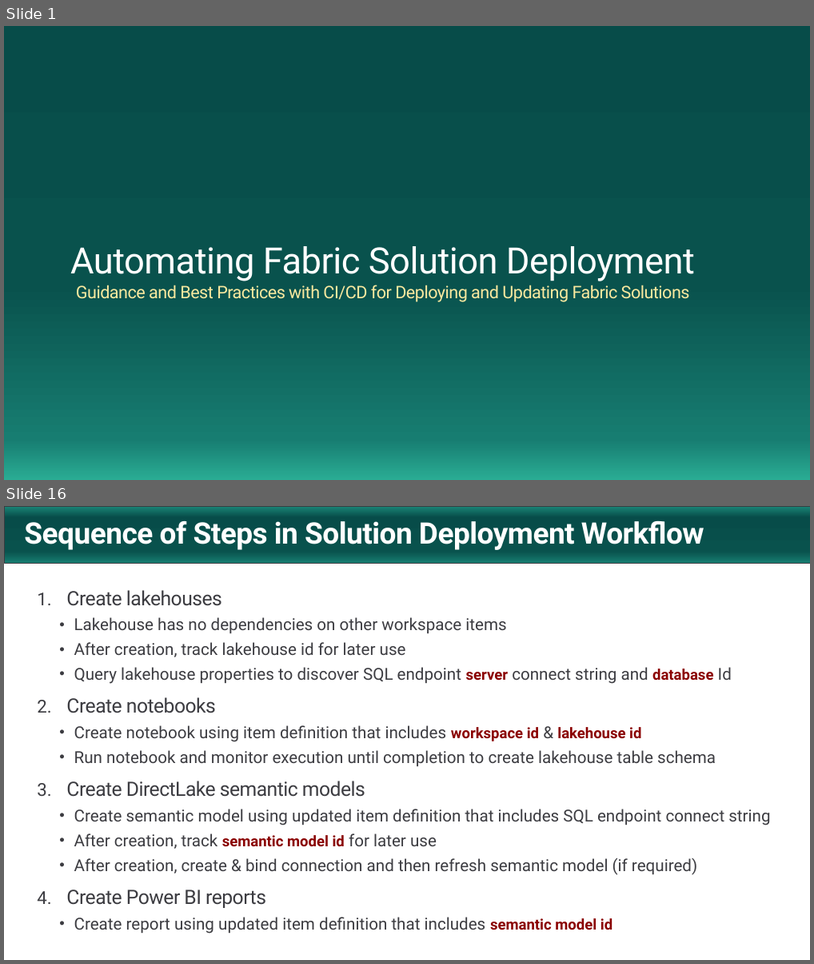
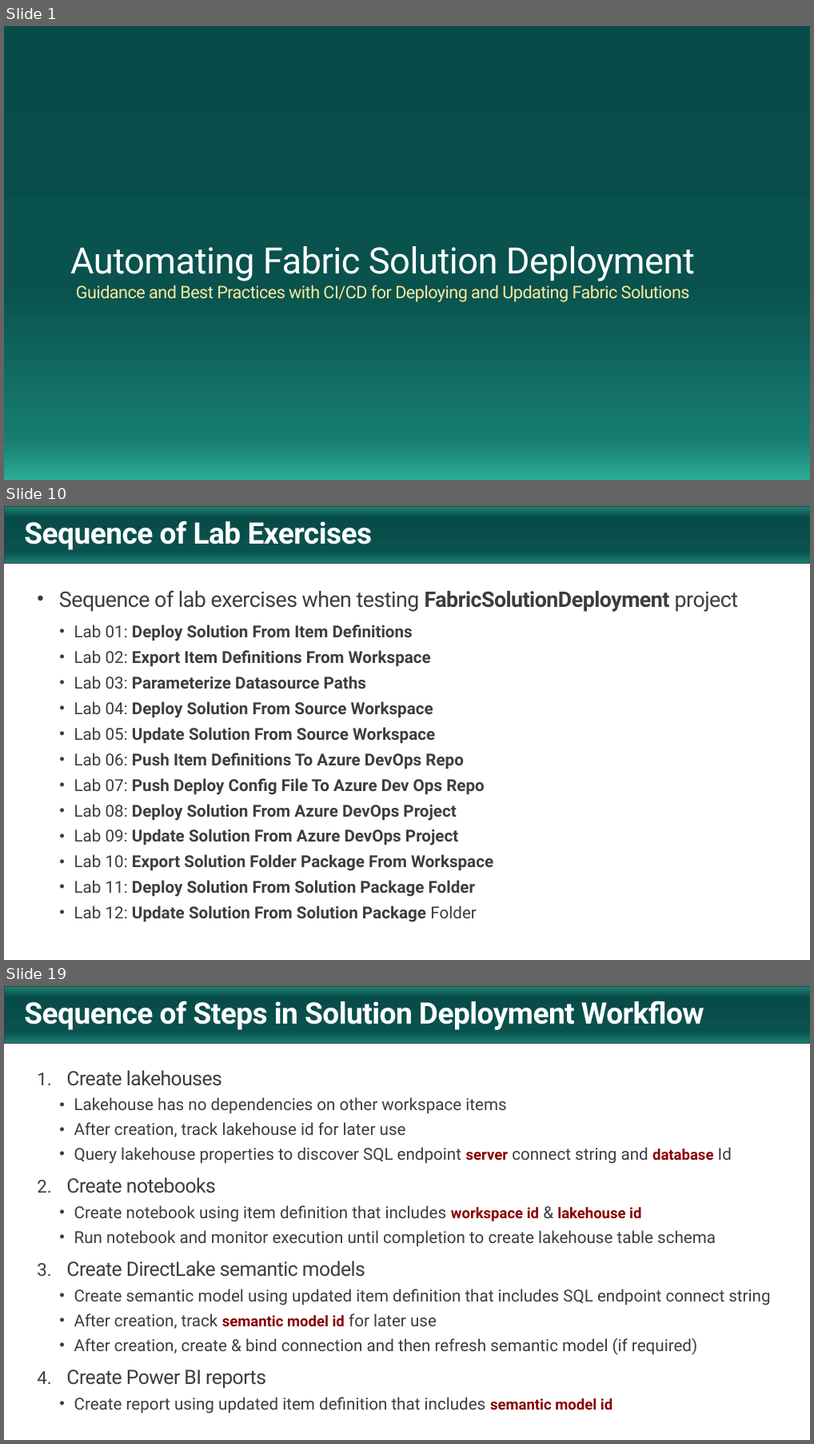
Before and after one commit to FabricDevCamp/FabricSolutionDeployment, a slide deck: docs/Automating Fabric Solution Deployment.pptx. Shown one above the other, each under a label of ours: slides 1 and 16 before the commit, slides 1, 10 and 19 after it; the slides between them are not shown. The pictures are 814x964 and 814x1444 pixels, drawn with LibreOffice and Linux fonts; fonts in the diff are those of the drawing; background and template pictures are left out. Boxes give left, top, right and bottom in pixels: in the first picture for what was removed or moved away, otherwise in the second. Text is boxed around its words. In the diff, an @@ line names an element or a change of style, - is before the commit and + after.

```diff
--- a/docs/Automating Fabric Solution Deployment.pptx
+++ b/docs/Automating Fabric Solution Deployment.pptx
@@ slide 10 added at <box>4,506,810,960</box>, background #FFFFFF; not listed: 1 template element that a slide beside it also shows @@
@@ title added at <box>24,521,373,550</box>, 36 pt, text #FFFFFF, bold @@
+Sequence of Lab Exercises
@@ text added at <box>59,590,738,922</box>, 20 pt, text #3C3C41, bold @@
+• Sequence of lab exercises when testing FabricSolutionDeployment project
+  • Lab 01: Deploy Solution From Item Definitions
+  • Lab 02: Export Item Definitions From Workspace
+  • Lab 03: Parameterize Datasource Paths
+  • Lab 04: Deploy Solution From Source Workspace
+  • Lab 05: Update Solution From Source Workspace
+  • Lab 06: Push Item Definitions To Azure DevOps Repo
+  • Lab 07: Push Deploy Config File To Azure Dev Ops Repo
+  • Lab 08: Deploy Solution From Azure DevOps Project
+  • Lab 09: Update Solution From Azure DevOps Project
+  • Lab 10: Export Solution Folder Package From Workspace
+  • Lab 11: Deploy Solution From Solution Package Folder
+  • Lab 12: Update Solution From Solution Package Folder
@@ what was slide 16 is now slide 19 @@
```
Also in this commit, not shown: 10 slides changed, 22 other slides added, 13 slides removed.
